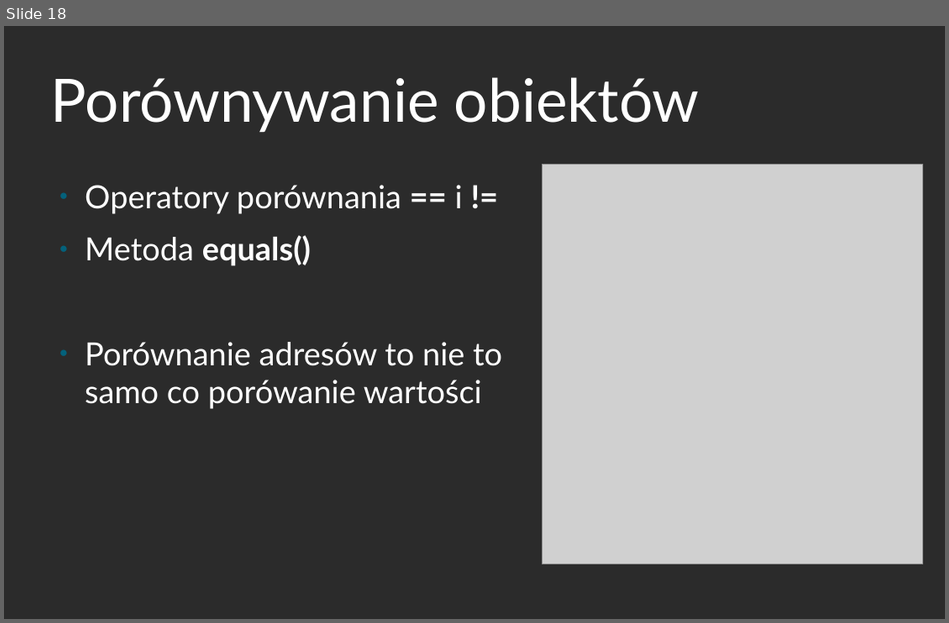
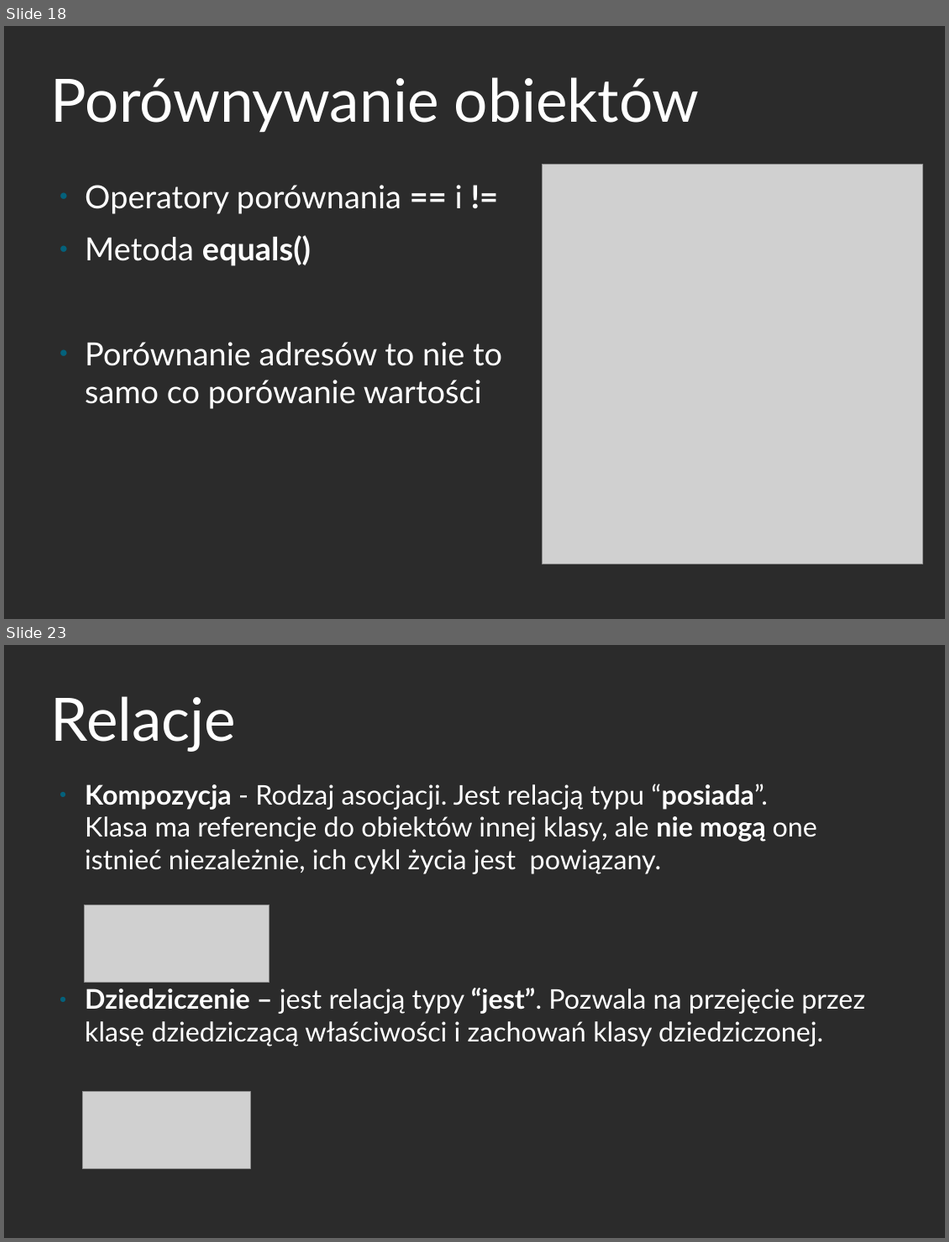
Before and after one commit to mdzidko/java-kurs, a slide deck: prezentacje/java_3.odp. Shown one above the other, each under a label of ours: slide 18 before the commit, slides 18 and 23 after it; the slides between them are not shown. The pictures are 949x623 and 949x1242 pixels, drawn with LibreOffice and Linux fonts; fonts in the diff are those of the drawing; grey boxes stand for pictures; background and template pictures are left out; a plain dark background stands for a picture behind light text. Boxes give left, top, right and bottom in pixels: in the first picture for what was removed or moved away, otherwise in the second. Text is boxed around its words. In the diff, an @@ line names an element or a change of style, - is before the commit and + after.

```diff
--- a/prezentacje/java_3.odp
+++ b/prezentacje/java_3.odp
@@ slide 23 added at [4,645,945,1238], background picture (left out) @@
@@ title added at [51,696,237,752], 60 pt, text #FFFFFF @@
+Relacje
@@ text added at [85,784,865,1047], 27.2 pt, text #FFFFFF @@
+● Kompozycja - Rodzaj asocjacji. Jest relacją typu “posiada”.
+  Klasa ma referencje do obiektów innej klasy, ale nie mogą one istnieć niezależnie, ich cykl życia jest powiązany.
+● Dziedziczenie – jest relacją typy “jest”. Pozwala na przejęcie przez klasę dziedziczącą właściwości i zachowań klasy dziedziczonej.
@@ picture added at [85,905,269,982] @@
@@ picture added at [83,1092,250,1168] @@
```
Also in this commit, not shown: 1 slide changed, 4 other slides added, 17 other files.
